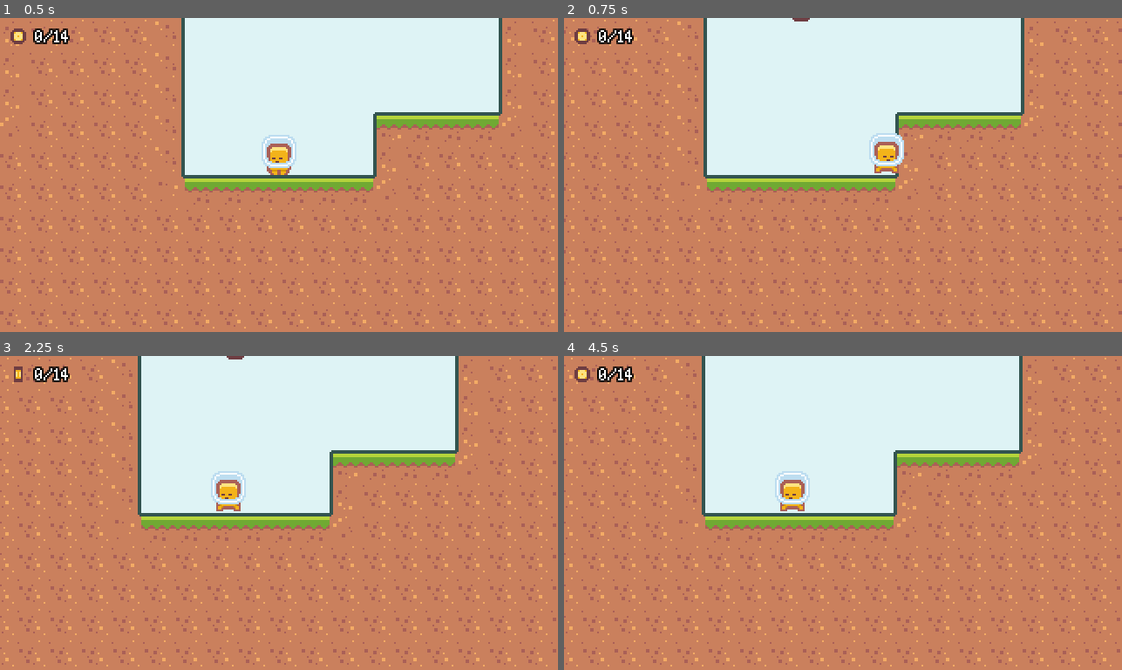
Above: before the commit, frames 1-4 (two rows, left to right).
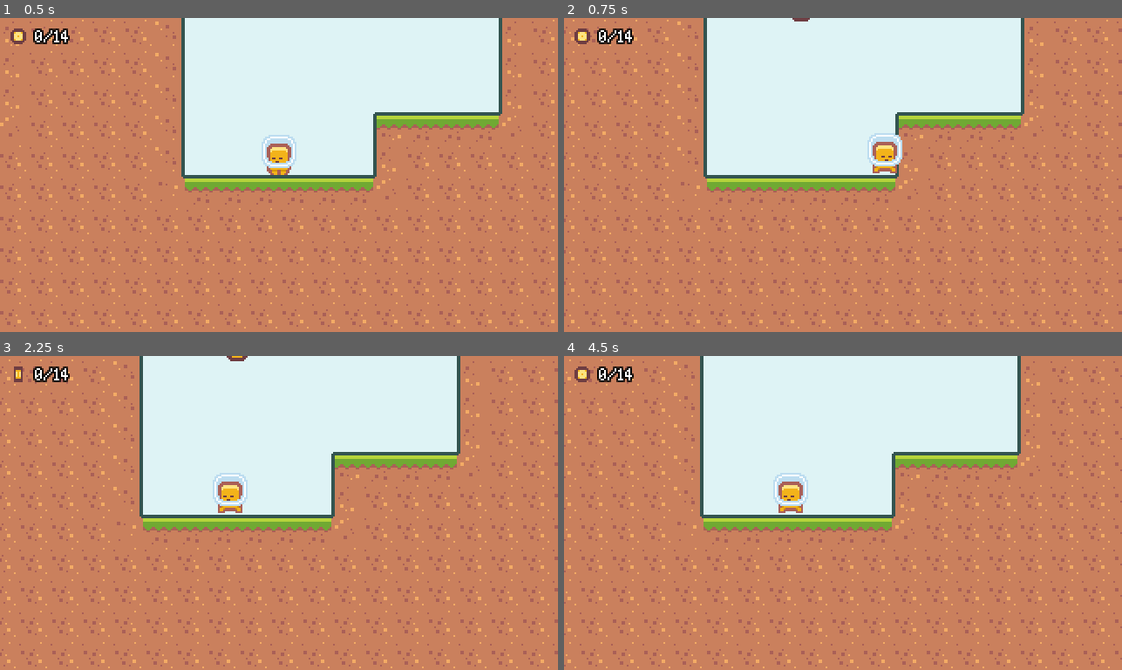
Above: after the commit, the same moments.

Repository: Yrainyw/2D-Platformer
Game: Godot game, scene res://Scenes/main.tscn
Same seed, same stepped clock (60 frames per second), same inputs: the game is played once before the commit and once after it.
Inputs:
- Up to frame 1 (0.5 s): no input
- Up to frame 2 (0.75 s): tap Enter at 0.5 s; hold D (move_right) from 0.53 s (still down); tap K (dash) at 0.6 s
- Up to frame 3 (2.25 s): tap J (jump) at 0.77, 1.52 s; tap K (dash) at 1.35, 2.1 s; release D (move_right) at 2.03 s; hold A (move_left) from 2.03 s (still down)
- Up to frame 4 (4.5 s): release A (move_left) at 2.78 s; hold D (move_right) 2.78-4.28 s; tap K (dash) at 2.85, 3.6, 4.35 s; tap J (jump) at 3.02, 3.77 s; hold A (move_left) from 4.28 s (still down)

Frame 1 is identical in both runs. In frame 2, 0.3% of the frame differs, in the area x 54-61%, y 36-50%; in frame 3, 11%, in the area x 0-100%, y 0-100%; in frame 4, 11%.

Commit message:
Triggering Camera Shake

Diff:
--- a/Scenes/GameCamera.tscn
+++ b/Scenes/GameCamera.tscn
@@ -5,7 +5,9 @@
 [sub_resource type="OpenSimplexNoise" id=1]
 seed = 7124
 
-[node name="GameCamera" type="Camera2D"]
+[node name="GameCamera" type="Camera2D" groups=[
+"camera",
+]]
 current = true
 script = ExtResource( 1 )
 backgroundColor = Color( 0.87451, 0.956863, 0.964706, 1 )
--- a/Scripts/GameCamera.gd
+++ b/Scripts/GameCamera.gd
@@ -12,9 +12,9 @@
 var yNoiseSamplePosition = Vector2.ZERO
 
 var noiseSampleTravelRate = 500
-var maxShakeOffset = 4
+var maxShakeOffset = 10
 var currentShakePercentage = 0
-var shakeDecay = 6
+var shakeDecay = 3
 
 
 func _ready():
@@ -25,7 +25,6 @@
 	acquire_target_position()
 
 	global_position = lerp(targetPosition, global_position, pow(2, -15 * delta))
-
 
 	if (currentShakePercentage > 0):
 		xNoiseSamplePosition += xNoiseSampleVector * noiseSampleTravelRate * delta
--- a/Scripts/Player.gd
+++ b/Scripts/Player.gd
@@ -63,6 +63,7 @@
 	if (moveVector.y < 0 && (is_on_floor() || !$CoyoteTimer.is_stopped() || hasDoubleJump)):
 		velocity.y = moveVector.y * jumpSpeed
 		if (!is_on_floor() && $CoyoteTimer.is_stopped()):
+			$"/root/Helpers".apply_camera_shake(.75)
 			hasDoubleJump = false
 		$CoyoteTimer.stop()
 
@@ -90,6 +91,7 @@
 
 func process_dash(delta):
 	if (isStateNew):
+		$"/root/Helpers".apply_camera_shake(.75)
 		$DashArea/CollisionShape2D.disabled = false
 		$AnimatedSprite.play("jump")
 		$HazardArea.collision_mask = dashHazardMask
@@ -132,6 +134,7 @@
 
 
 func on_hazard_area_entered(_area2d):
+	$"/root/Helpers".apply_camera_shake(.75)
 	emit_signal("died")
 
 
--- a/Scripts/enemy.gd
+++ b/Scripts/enemy.gd
@@ -27,4 +27,5 @@
 
 
 func on_hitbox_entered(_area2d):
+	$"/root/Helpers".apply_camera_shake(1)
 	queue_free()
--- /dev/null
+++ b/Scripts/helpers.gd
@@ -0,0 +1,7 @@
+extends Node
+
+func apply_camera_shake(percentage):
+	var cameras = get_tree().get_nodes_in_group("camera")
+
+	if (cameras.size() > 0):
+		cameras[0].apply_shake(percentage)
--- a/project.godot
+++ b/project.godot
@@ -17,6 +17,7 @@
 [autoload]
 
 LevelManager="*res://Scenes/levelManager.tscn"
+Helpers="*res://Scripts/helpers.gd"
 
 [display]
 
